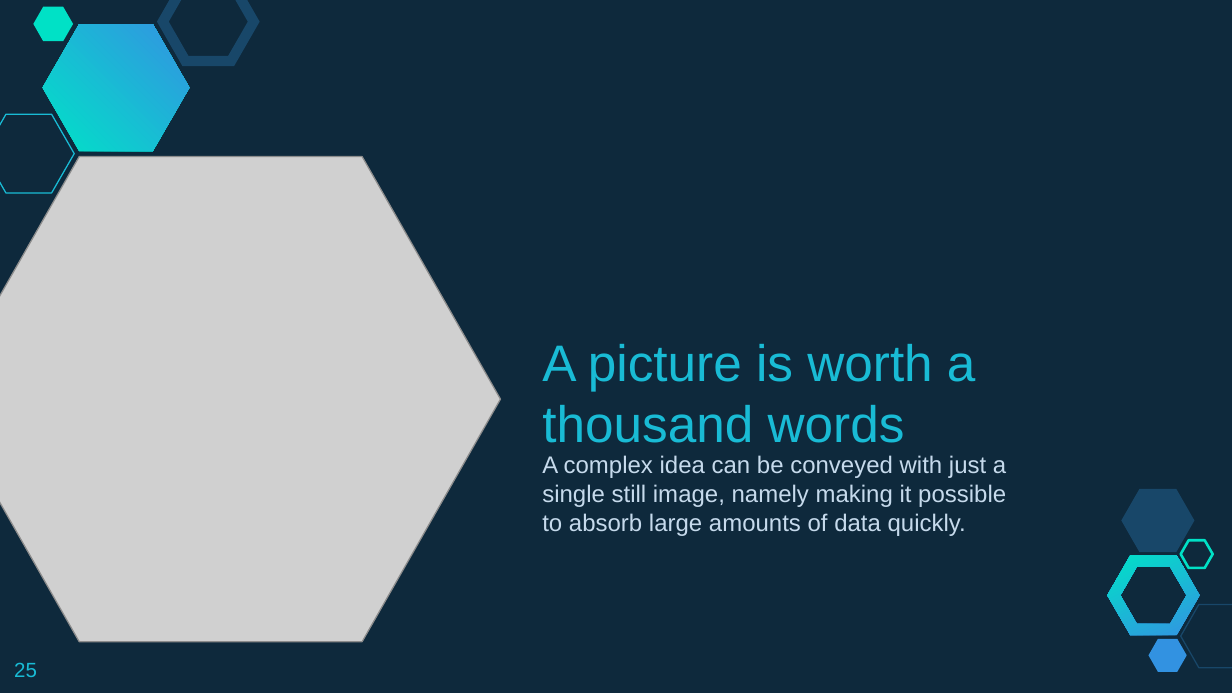
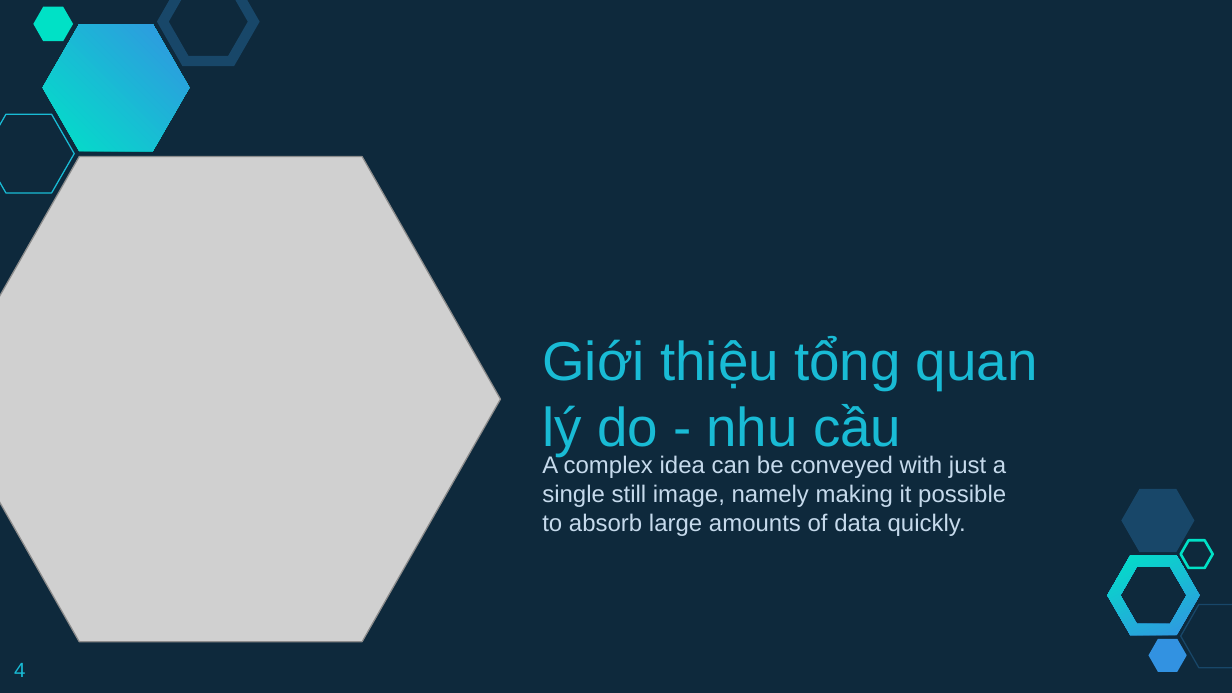
Before and after one commit to kn1171998/QuanLyKhoaHoc, a slide deck: slide 4 of document/DoAnTotNghiep.pptx (slide 25 before the commit). Drawn at 1232x693 pixels with LibreOffice and Linux fonts; fonts in the diff are those of the drawing; grey boxes stand for pictures. Boxes give left, top, right and bottom in pixels: in the first picture for what was removed or moved away, otherwise in the second. Text is boxed around its words. In the diff, an @@ line names an element or a change of style, - is before the commit and + after.

```diff
--- a/document/DoAnTotNghiep.pptx
+++ b/document/DoAnTotNghiep.pptx
@@ title at [542, 337, 1038, 456]: text changed; size 30 to 32 pt @@
-A picture is worth a thousand words
+Giới thiệu tổng quan lý do - nhu cầu
@@ page number at [14, 663, 25, 677]: text changed @@
-25
+4
```
Also in this commit, not shown: 15 other slides changed, 2 slides added, 10 slides removed, 1 other file.
